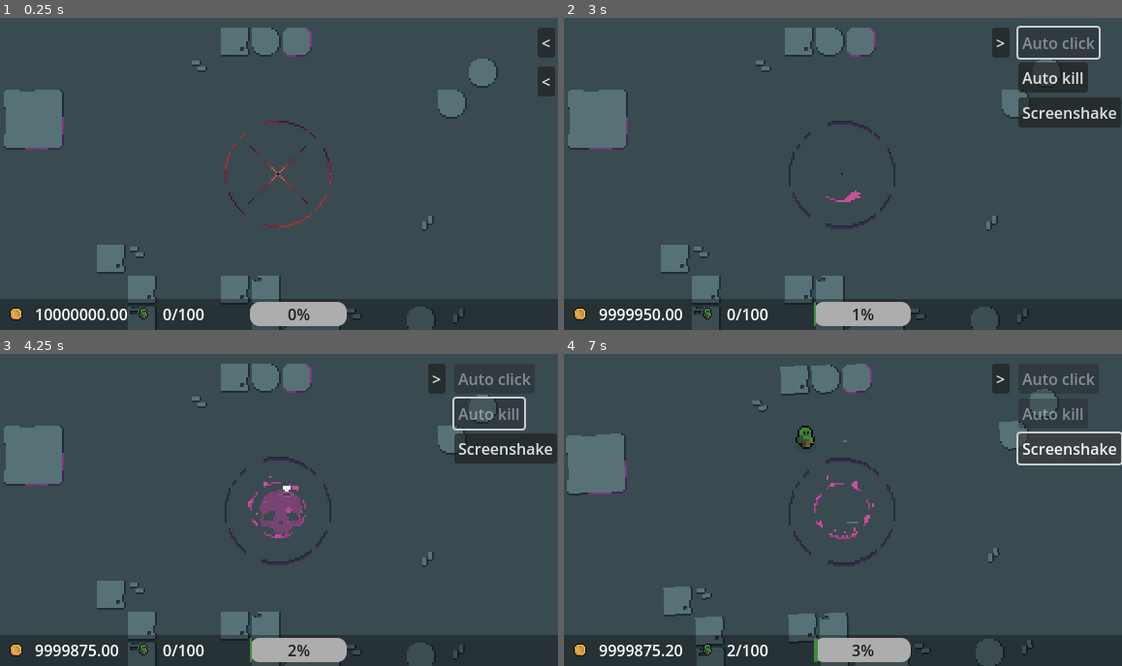
Above: before the commit, frames 1-4 (two rows, left to right).
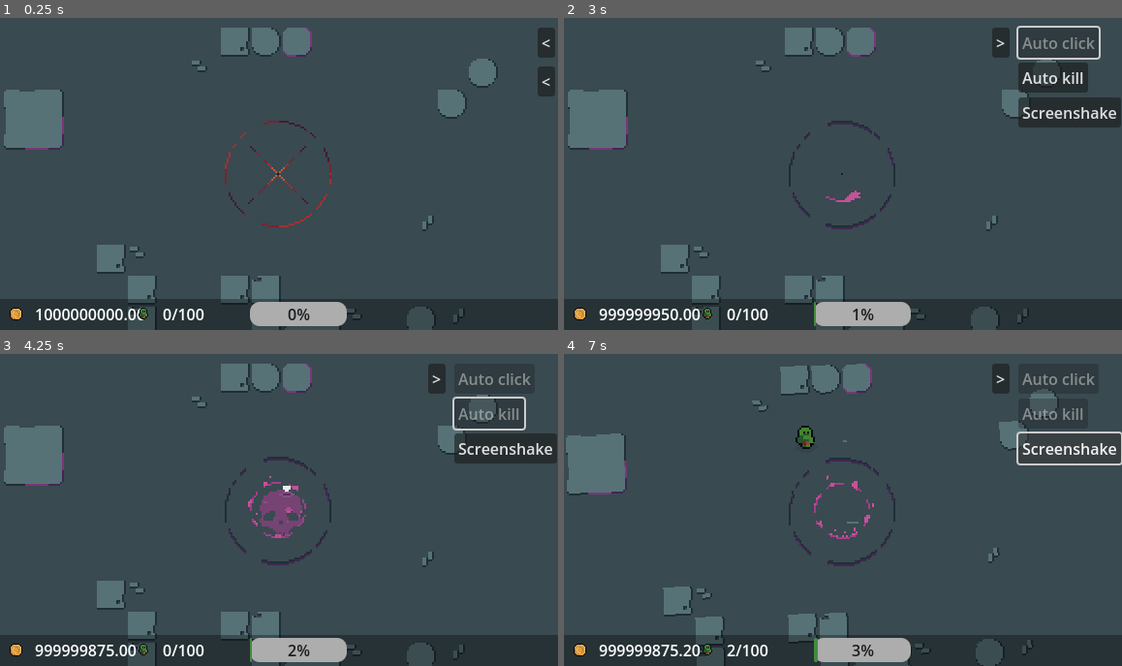
Above: after the commit, the same moments.

Repository: Jin9310/LudumDare55
Game: Godot game, scene res://NewGame/new_game.tscn
Same seed, same stepped clock (60 frames per second), same inputs: the game is played once before the commit and once after it.
Inputs:
- Up to frame 1 (0.25 s): no input
- Up to frame 2 (3 s): click "<" at 0.5 s; click ">" at 1.25 s; click "<" at 2 s; click "Auto click" at 2.75 s
- Up to frame 3 (4.25 s): click "Auto kill" at 3.5 s
- Up to frame 4 (7 s): click "Screenshake" at 4.25 s; click ">" at 5 s; click "<" at 5.75 s; click "Screenshake" at 6.5 s

The runs differ from the first frame. In frame 1, 0.2% of the frame differs, in the area x 19-26%, y 93-97%; in frame 2, 0.2%; in frame 3, 0.3%, in the area x 12-25%, y 93-97%; in frame 4, 0.3%.

Commit message:
min max solved

Diff:
--- a/UI/spawn_upgrades_ui.gd
+++ b/UI/spawn_upgrades_ui.gd
@@ -134,7 +134,7 @@
 		UpgradesManager.faster_auto_spawn_price *= 1.8
 		GameManager.click_timer_base -= .2
 		faster_spawn_tooltip()
-	if GameManager.usable_money >= UpgradesManager.faster_auto_spawn_price && UpgradesManager.fast_spawn_low:
+	if GameManager.usable_money >= UpgradesManager.faster_auto_spawn_price && UpgradesManager.fast_spawn_low && GameManager.click_timer_base > 0.01:
 		GameManager.usable_money -= UpgradesManager.faster_auto_spawn_price
 		UpgradesManager.faster_auto_spawn_price *= 1.8
 		GameManager.click_timer_base -= UpgradesManager.low_multiplicator
@@ -142,7 +142,12 @@
 
 
 func faster_spawn_tooltip():
-	%faster_spawn_btn.tooltip_text = "Upgrade how fast acolytes are spawn \ncost: " + "%.2f" % UpgradesManager.faster_auto_spawn_price + "\nAcolytes spawned every " + str(GameManager.click_timer_base) + "s"
+	if GameManager.click_timer_base < 0.01:
+		%faster_spawn_btn.tooltip_text = "Upgrade how fast acolytes are spawn \nMaximum reached" + "\nAcolytes spawned every 0s"
+		%faster_spawn_btn.disabled = true
+	else:
+		%faster_spawn_btn.tooltip_text = "Upgrade how fast acolytes are spawn \ncost: " + "%.2f" % UpgradesManager.faster_auto_spawn_price + "\nAcolytes spawned every " + str(GameManager.click_timer_base) + "s"
+
 
 func _on_faster_kills_btn_pressed():
 	if GameManager.usable_money >= UpgradesManager.faster_auto_kill_price && UpgradesManager.fast_kill_low != true:
@@ -150,11 +155,15 @@
 		UpgradesManager.faster_auto_kill_price *= 1.7
 		GameManager.auto_kill_base_timer -= .6
 		faster_kills_tooltip()
-	if GameManager.usable_money >= UpgradesManager.faster_auto_kill_price && UpgradesManager.fast_kill_low:
+	if GameManager.usable_money >= UpgradesManager.faster_auto_kill_price && UpgradesManager.fast_kill_low && GameManager.auto_kill_base_timer > 0.01:
 		GameManager.usable_money -= UpgradesManager.faster_auto_kill_price
 		UpgradesManager.faster_auto_kill_price *= 1.7
 		GameManager.auto_kill_base_timer -= UpgradesManager.low_multiplicator
 		faster_kills_tooltip()
 
 func faster_kills_tooltip():
-	%faster_kills_btn.tooltip_text = "Upgrade how fast acolytes are auto-killed \ncost: " + "%.2f" % UpgradesManager.faster_auto_kill_price + "\nAcolytes killed every " + str(GameManager.auto_kill_base_timer) + "s"
+	if GameManager.auto_kill_base_timer < 0.01:
+		%faster_kills_btn.tooltip_text = "Upgrade how fast acolytes are auto-killed \nMaximum reached" + "\nAcolytes killed every 0s"
+		%faster_kills_btn.disabled = true
+	else:
+		%faster_kills_btn.tooltip_text = "Upgrade how fast acolytes are auto-killed \ncost: " + "%.2f" % UpgradesManager.faster_auto_kill_price + "\nAcolytes killed every " + str(GameManager.auto_kill_base_timer) + "s"
--- a/game_manager.gd
+++ b/game_manager.gd
@@ -20,7 +20,7 @@
 @export var max_spawned_acolytes: int = 100 # the base is that we can spawn max amount of acolytes
 
 ####   MONEY
-@export var usable_money: float = 10000000 #money that player currently have
+@export var usable_money: float = 1000000000 #money that player currently have
 ####   MONEY UPGRADES   ####
 @export var kill_money_multiplicator: float = .1 #money gained per kill
 @export var click_money_multiplicator: float = .1 #money gained per click on spawn
